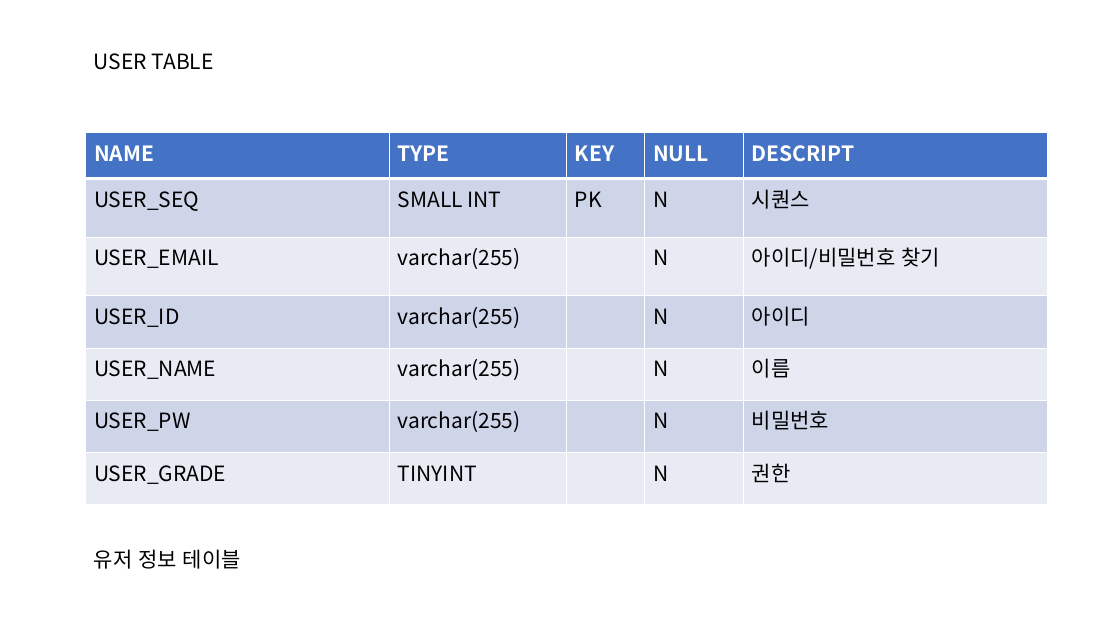
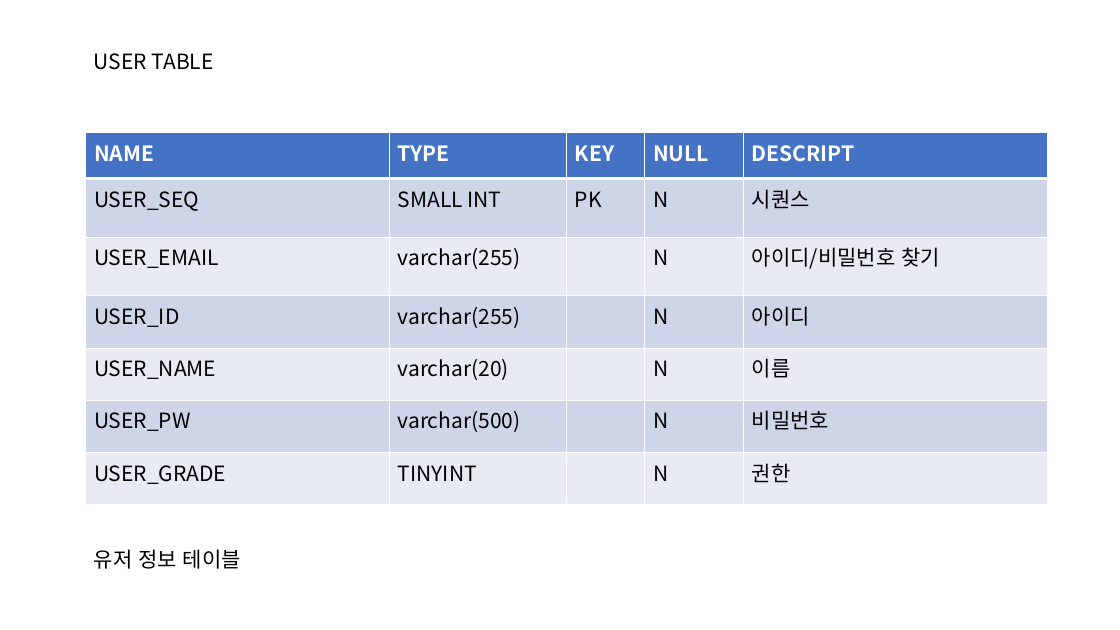
Before and after one commit to kutaelee/2020.03.15_plan, a slide deck: slide 1 of PLAN 테이블정의서.pptx. Drawn at 1120x630 pixels with LibreOffice and Linux fonts; fonts in the diff are those of the drawing. Boxes give left, top, right and bottom in pixels: in the first picture for what was removed or moved away, otherwise in the second. Text is boxed around its words. In the diff, an @@ line names an element or a change of style, - is before the commit and + after.

```diff
--- a/PLAN 테이블정의서.pptx
+++ b/PLAN 테이블정의서.pptx
@@ table at box(86, 133, 1048, 505) @@
-row 5, column 2: varchar(255)
+row 5, column 2: varchar(20)
-row 6, column 2: varchar(255)
+row 6, column 2: varchar(500)
```
Also in this commit, not shown: 2 other slides changed, 20 other files.
